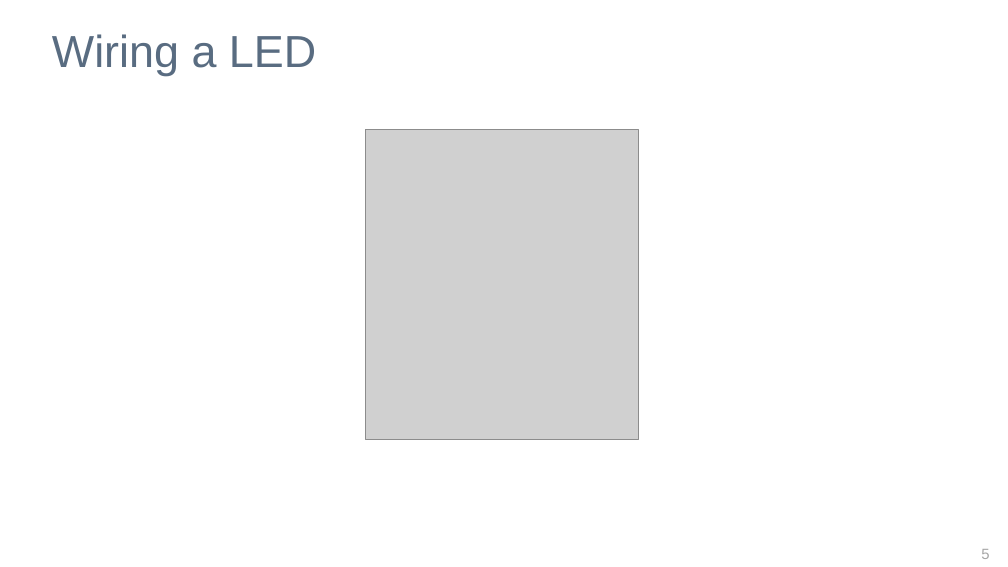
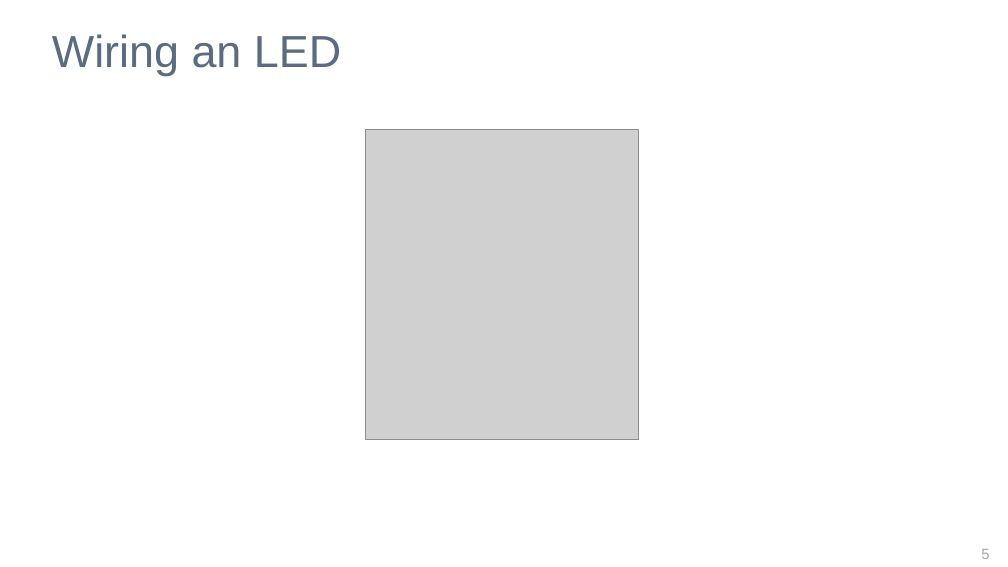
Before and after one commit to outofjungle/YahooOpenHack2013, a slide deck: slide 5 of y-hack-Sunnyvale-2013-workshop.pptx. Drawn at 1008x567 pixels with LibreOffice and Linux fonts; fonts in the diff are those of the drawing; grey boxes stand for pictures; background and template pictures are left out. Boxes give left, top, right and bottom in pixels: in the first picture for what was removed or moved away, otherwise in the second. Text is boxed around its words. In the diff, an @@ line names an element or a change of style, - is before the commit and + after.

Commit message:
fixing typo

```diff
--- a/y-hack-Sunnyvale-2013-workshop.pptx
+++ b/y-hack-Sunnyvale-2013-workshop.pptx
@@ title at [52,34,341,76]: text changed @@
-Wiring a LED
+Wiring an LED
```
Also in this commit, not shown: 1 other slide changed.
